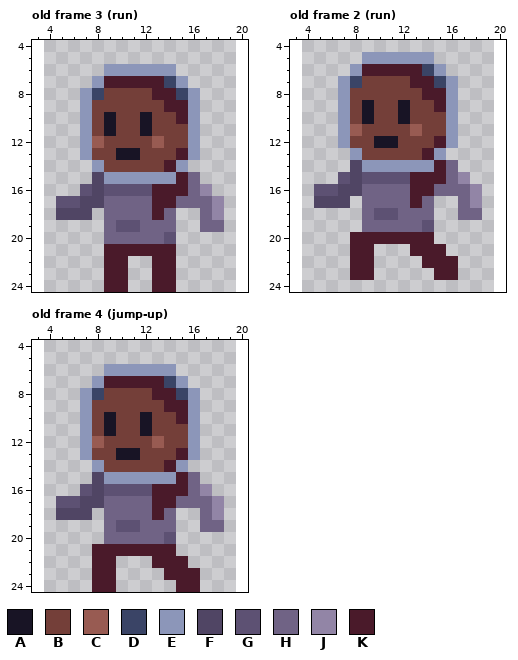
One commit to this pixel-art file: sprites/player.aseprite. Above is the file before it was changed.
16x25 pixels, 7 frames. Shown: old frame 3 (run): x 3..20, y 4..24; old frame 2 (run): x 3..20, y 4..24; old frame 4 (jump-up): x 3..20, y 4..24. The old version is drawn lined up with the new one, on the new canvas. The commit also changed other frames, which this record leaves out.
Palette (. is transparent): A #181425  B #743f39  C #985b52  D #3a4466  E #8c96b9  F #504564  G #5d5173  H #706385  J #9285a6  K #4a1a2a
Pixels before, old frame 3 (run), first column x 5:
 6 ....EEEEEE....
 7 ...EKKKKKDE...
 8 ..EDBBBBKKDE..
 9 ..EBBBBBBKKE..
10 ..EBABBABBKE..
11 ..EBABBABBBE..
12 ..ECBBBBCBBE..
13 ..EBBAABBBKE..
14 ...EBBBBBKE...
15 ...FEEEEEEKH..
16 ..GFGGGGKKKHJ.
17 GGFFHHHHKKHHHJ
18 FFF.HHHHKH..HJ
19 ....HGGHHH..HH
20 ....HHHHHG....
21 ....KKKKKK....
22 ....KK..KK....
23 ....KK..KK....
24 ....KK..KK....
Pixels before, old frame 2 (run), first column x 5:
 5 ....EEEEEE....
 6 ...EKKKKKDE...
 7 ..EDBBBBKKDE..
 8 ..EBBBBBBKKE..
 9 ..EBABBABBKE..
10 ..EBABBABBBE..
11 ..ECBBBBCBBE..
12 ..EBBAABBBKE..
13 ...EBBBBBKE...
14 ...FEEEEEEKH..
15 ..GFGGGGKKKHJ.
16 GGFFHHHHKKHHHJ
17 FFF.HHHHKH..HJ
18 ....HGGHHH..HH
19 ....HHHHHG....
20 ...KKKKKKK....
21 ...KK...KKK...
22 ...KK....KKK..
23 ...KK.....KK..
Pixels before, old frame 4 (jump-up), first column x 5:
 6 ....EEEEEE....
 7 ...EKKKKKDE...
 8 ..EDBBBBKKDE..
 9 ..EBBBBBBKKE..
10 ..EBABBABBKE..
11 ..EBABBABBBE..
12 ..ECBBBBCBBE..
13 ..EBBAABBBKE..
14 ...EBBBBBKE...
15 ...FEEEEEEKH..
16 ..GFGGGGKKKHJ.
17 GGFFHHHHKKHHHJ
18 FFF.HHHHKH..HJ
19 ....HGGHHH..HH
20 ....HHHHHG....
21 ...KKKKKKK....
22 ...KK...KKK...
23 ...KK....KKK..
24 ...KK.....KK..
The same view after the edit:
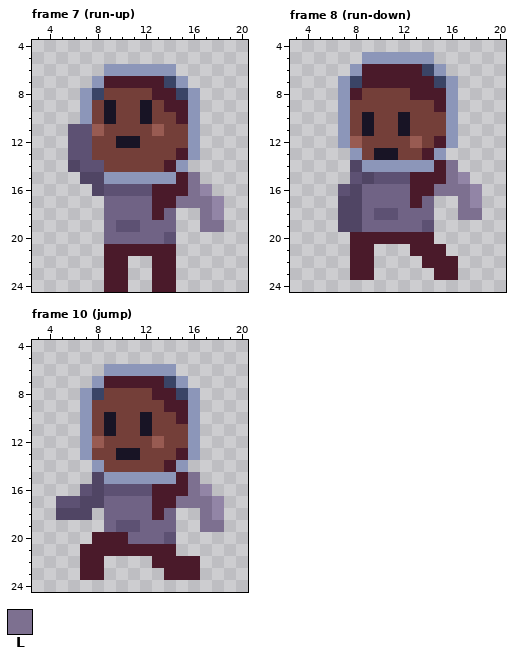
Colours new in this view: L #7d7090
A new or re-ordered frame is compared with the old frame closest to it.
Change:
canvas 16x25 -> 24x25, the old top-left corner now at 4,0
frames 7 -> 13
frames re-ordered
Frame 7 (run-up) against old frame 3 (run):
The edit turns colour B into colour A in row 9 at x 9 and 12; in row 12 at x 10 to 11.
The edit turns colour A into colour B in row 11 at x 9 and 12; in row 13 at x 10 to 11.
The edit turns colour C into colour B in row 12 at x 8 and 13.
The edit turns colour B into colour C in row 11 at x 8 and 13.
There is now colour F in row 14 at x 6; in row 15 at x 7.
There is now colour G in rows 11 to 13 at x 6; in row 14 at x 7.
The edit turns colour E into colour G in rows 11 to 13 at x 7; in row 14 at x 8.
The edit turns colour H into colour L in rows 15 to 16 at x 16; in row 17 at x 15 to 17; in row 18 at x 17; in row 19 at x 17 to 18.
Colour F is removed in row 17 at x 7 to 8; in row 18 at x 5 to 7.
Colour G is removed in row 16 at x 7; in row 17 at x 5 to 6.
Frame 8 (run-down) is new; against old frame 2 (run):
The edit turns colour B into colour A in row 11 at x 9 and 12; in row 13 at x 10 to 11.
The edit turns colour A into colour B in row 9 at x 9 and 12; in row 12 at x 10 to 11.
The edit turns colour C into colour B in row 11 at x 8 and 13.
The edit turns colour B into colour C in row 12 at x 8 and 13.
There is now colour F in row 17 at x 8; in rows 18 to 19 at x 7 to 8.
The edit turns colour G into colour F in row 15 at x 9.
The edit turns colour F into colour G in row 15 at x 8; in row 16 at x 7.
The edit turns colour B into colour K in row 7 at x 9 to 12; in row 8 at x 8 and 13.
The edit turns colour H into colour L in rows 14 to 15 at x 16; in row 16 at x 15 to 17; in row 17 at x 17; in row 18 at x 17 to 18.
Colour F is removed in row 17 at x 5 to 6.
Colour G is removed in row 15 at x 7; in row 16 at x 5 to 6.
Frame 10 (jump) is new; against old frame 4 (jump-up):
There is now colour K in row 20 at x 8; in row 21 at x 7; in row 22 at x 7 and 16; in row 23 at x 7.
The edit turns colour H into colour K in row 20 at x 9 to 10.
The edit turns colour H into colour L in rows 15 to 16 at x 16; in row 17 at x 15 to 17; in row 18 at x 17; in row 19 at x 17 to 18.
Colour K is removed in rows 22 to 23 at x 9; in row 24 at x 8 to 9 and 15 to 16.
